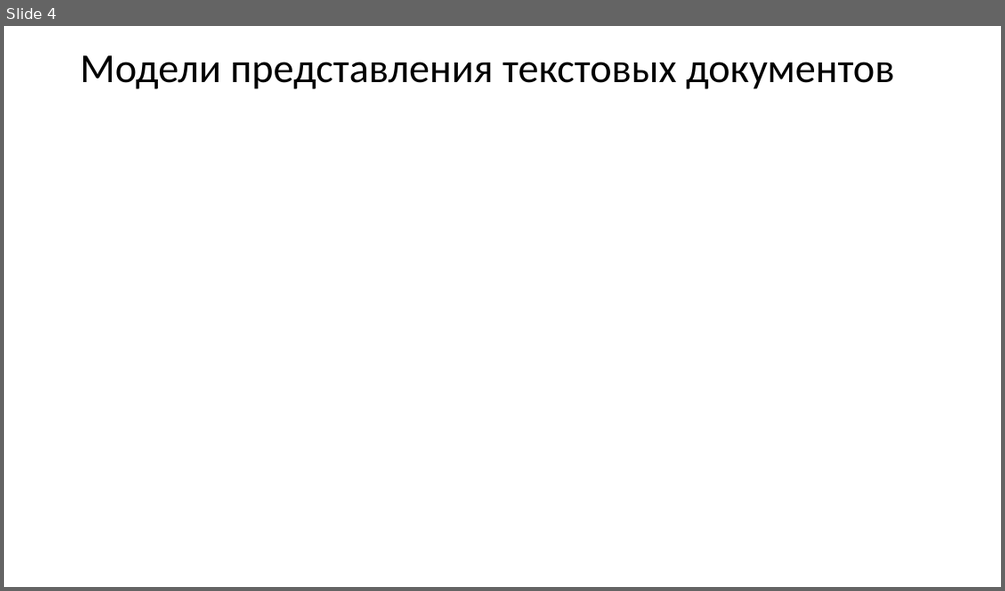
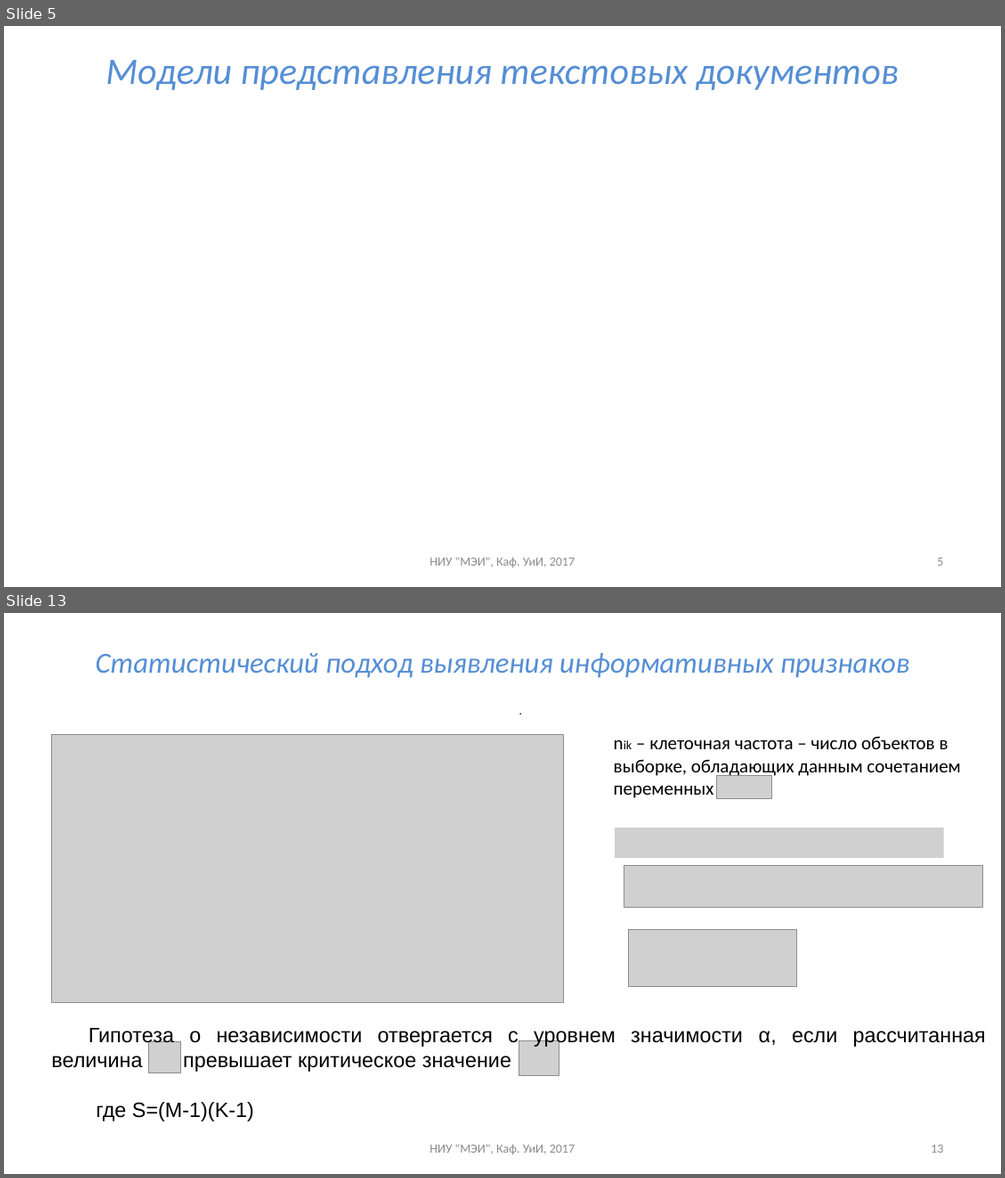
Before and after one commit to uii-mpei/uii-mpei.github.io, a slide deck: study/courses/iis/IIS_lec_2.pptx. Shown one above the other, each under a label of ours: slide 4 before the commit, slides 5 and 13 after it; the slides between them are not shown. The pictures are 1005x591 and 1005x1178 pixels, drawn with LibreOffice and Linux fonts; fonts in the diff are those of the drawing; grey boxes stand for pictures. Boxes give left, top, right and bottom in pixels: in the first picture for what was removed or moved away, otherwise in the second. Text is boxed around its words. In the diff, an @@ line names an element or a change of style, - is before the commit and + after.

```diff
--- a/study/courses/iis/IIS_lec_2.pptx
+++ b/study/courses/iis/IIS_lec_2.pptx
@@ slide 13 added at bbox=[4, 613, 1001, 1174], background #FFFFFF @@
@@ title added at bbox=[96, 653, 909, 678], 28 pt, text #558ED5, italic @@
+Статистический подход выявления информативных признаков
@@ text added at bbox=[474, 698, 531, 721], 12 pt, text #000000 @@
+.
@@ picture added at bbox=[52, 735, 564, 1002] @@
@@ text added at bbox=[614, 736, 960, 798], 18 pt, text #000000 @@
+nik – клеточная частота – число объектов в выборке, обладающих данным сочетанием переменных
@@ picture added at bbox=[717, 775, 771, 798] @@
@@ picture added at bbox=[615, 827, 944, 858] @@
@@ picture added at bbox=[624, 865, 983, 907] @@
@@ picture added at bbox=[629, 929, 796, 986] @@
@@ text added at bbox=[51, 1028, 986, 1071], 20 pt, text #000000 @@
+Гипотеза о независимости отвергается с уровнем значимости α, если рассчитанная величина превышает критическое значение
@@ picture added at bbox=[149, 1041, 181, 1073] @@
@@ picture added at bbox=[519, 1041, 559, 1076] @@
@@ text added at bbox=[96, 1102, 254, 1121], 20 pt, text #000000 @@
+где S=(M-1)(K-1)
@@ text added at bbox=[429, 1143, 574, 1154], 12 pt, text #8C8C8C @@
+НИУ "МЭИ", Каф. УиИ, 2017
@@ page number added at bbox=[930, 1144, 943, 1152], 12 pt, text #8C8C8C @@
+13
@@ what was slide 4 is now slide 5 @@
@@ slide 5 changed as well @@
@@ title "Модели представления текстовых документов" at bbox=[105, 60, 898, 90]: size 39.6 to 36 pt, text colour #000000 to #558ED5, italic on; alignment left to centre; line spacing 0.9 to 1 @@
@@ text added at bbox=[429, 556, 574, 567], 12 pt, text #8C8C8C @@
+НИУ "МЭИ", Каф. УиИ, 2017
@@ page number added at bbox=[937, 557, 943, 565], 12 pt, text #8C8C8C @@
+5
```
Also in this commit, not shown: 3 other slides changed, 18 other slides added, 2 other files.
